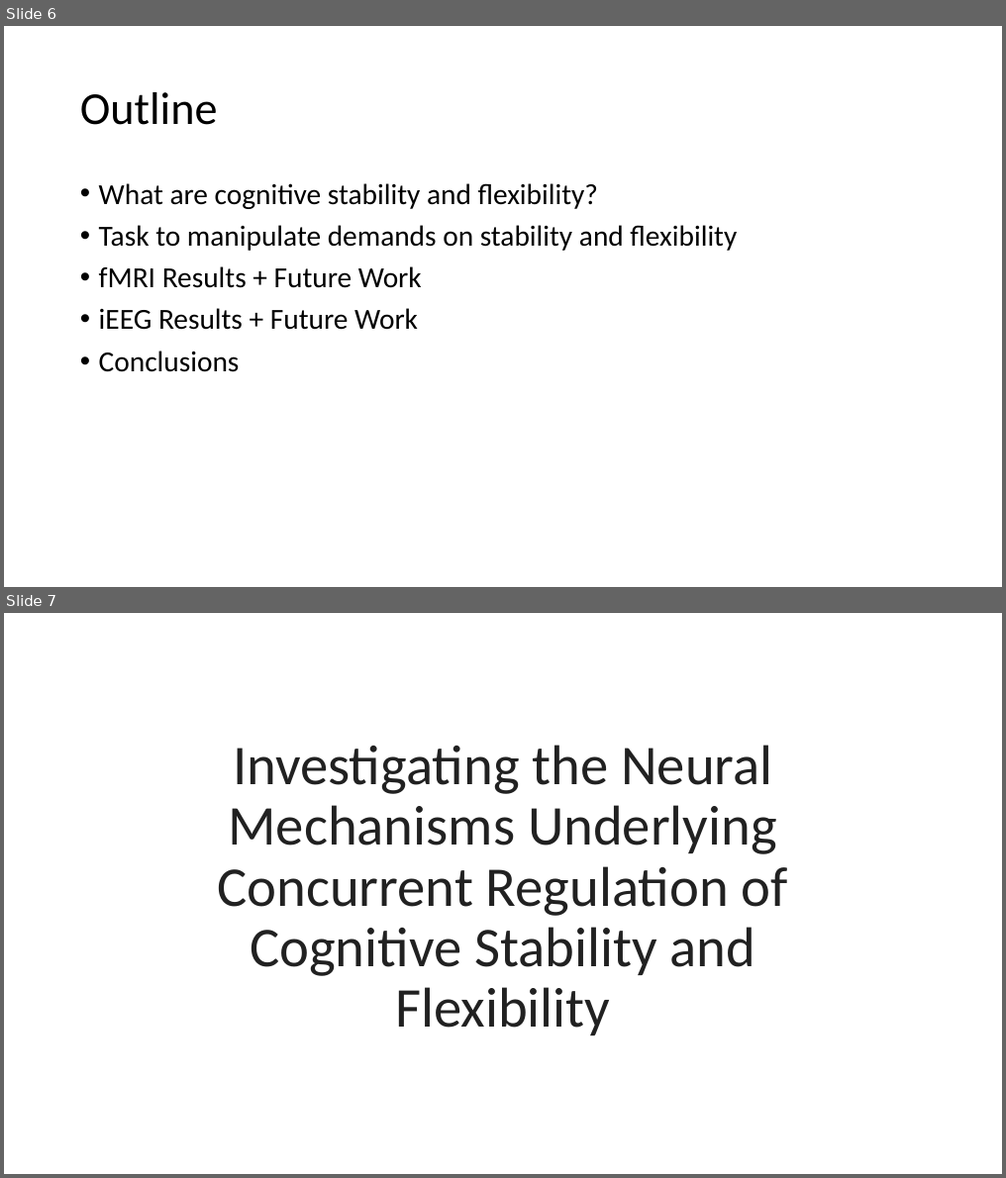
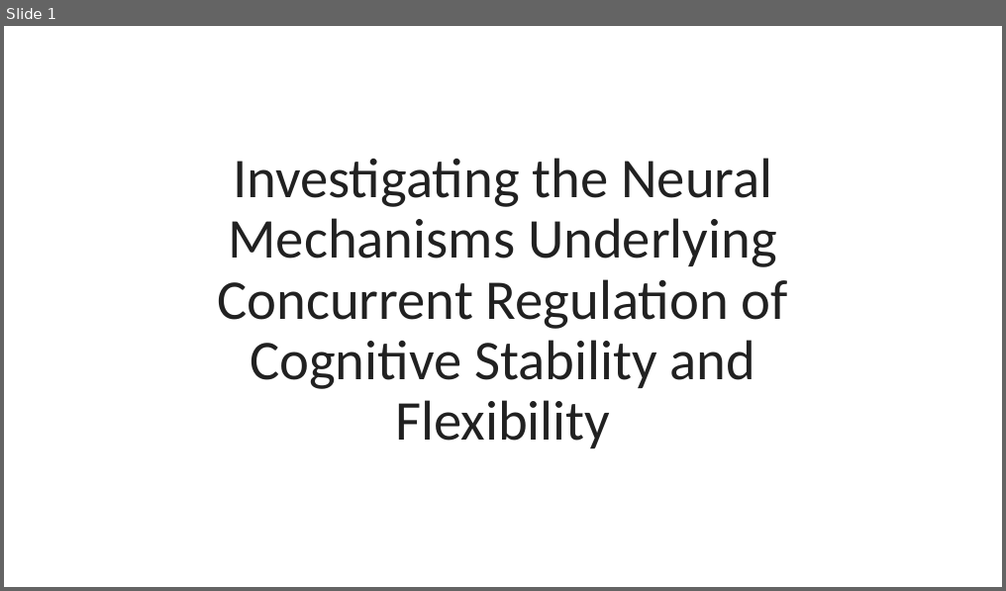
Before and after one commit to jimzhang629/third_year_talk, a slide deck: thirdYearTalk_JZ1.pptx. Shown one above the other, each under a label of ours: slides 6 and 7 before the commit, slide 1 after it. The pictures are 1006x1178 and 1006x591 pixels, drawn with LibreOffice and Linux fonts; fonts in the diff are those of the drawing. Boxes give left, top, right and bottom in pixels: in the first picture for what was removed or moved away, otherwise in the second. Text is boxed around its words. In the diff, an @@ line names an element or a change of style, - is before the commit and + after.

```diff
--- a/thirdYearTalk_JZ1.pptx
+++ b/thirdYearTalk_JZ1.pptx
@@ slide 6 removed at (x1=4, y1=26, x2=1002, y2=587), background #FFFFFF @@
@@ title removed at (x1=80, y1=92, x2=218, y2=125) @@
-Outline
@@ text removed at (x1=99, y1=183, x2=737, y2=372) @@
-• What are cognitive stability and flexibility?
-• Task to manipulate demands on stability and flexibility
-• fMRI Results + Future Work
-• iEEG Results + Future Work
-• Conclusions
@@ what was slide 7 is now slide 1 @@
```
Also in this commit, not shown: 5 slides changed, 5 slides added, 9 other slides removed.
